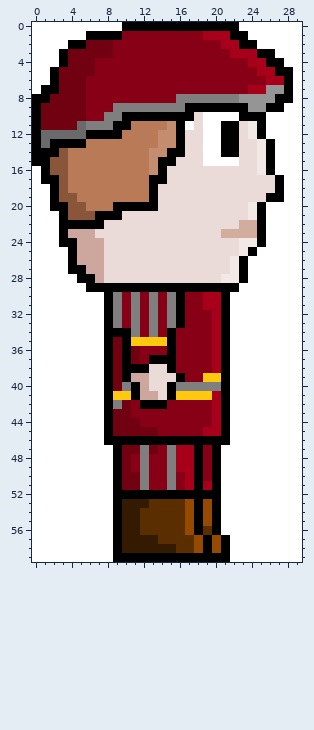
A pixel-art sprite gets an edit: assets/images/guard/Player 1 3.png. The picture above is the old version.
The file is 30x60 pixels.
After:
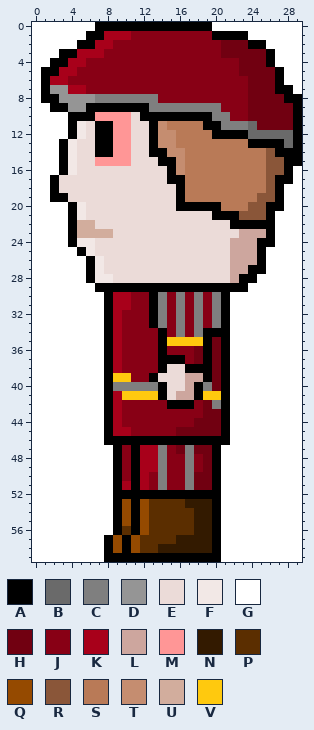
Palette (. is transparent): A #000000  B #6a6a6a  C #7f7f7f  D #959595  E #ebdbd8  F #f2e8e6  G #ffffff  H #710011  J #880015  K #a8001a  L #cda69e  M #ff9696  N #331a00  P #5b2e00  Q #954a00  R #8a5639  S #b97a57  T #c58d70  U #d2ad9d  V #ffc90e
From old to new:
Changed rows in their new state; - is an unchanged pixel.
first column x 0:
 0 -------AAA----------GGG-------
 1 --------KKK--------JAA--------
 2 ----G-AKK------------HHH-A----
 3 ----AKKKJ------------HHHHH----
 4 --A-KKJ----------------HHH-G--
 5 -A-KKJJ----------------HHHH-G-
 6 -AKKJJ------------------HHHAG-
 7 --DDKK------------------HHHA--
 8 G-ADDDDCCCCCCC--JJJJJJJJHHHH-A
 9 GGAADDAAAAAAA----CCCCJJJHHHHHA
10 GGGGAAAMMMME------AACCJJHHHHHA
11 GGGGAFEAAMMEEATSSSSAACCCBHHHHA
12 GGGGAFE--MMEEA--SSSSA--ABBBBBA
13 GGG-FEEAAMMEEA--SSSSSSSSAA-ABA
14 GGGAFEEAAMMEEAATTSSSSSSSSSRAAA
15 GGGAFEEMMMMEEE--TSSSSSSSSSRRAA
16 -GGAFEEEEEEEEEEATSSSSSSSSSRRA-
17 -G-EEEEEEEEEEEEAASSSSSSSSSR-A-
18 ---EEEEEEEEEEE--ASSSSSSSSSR---
19 ---AEEEEEEEEEE--ASSSSSSSSRR---
20 --GGAFEEEEEEEE--AAAAASSSRRAA--
21 ---GAFEEEE----------AAARRRA---
22 ---G-UUE--------------AAA-A---
23 ---GAUUUU------------EELLLA---
24 ---G-FFE--------------LLL-A---
25 ----GAFE--------------LLLA----
26 ----GGAF--------------LLLA----
27 ----GGAF--------------LLAA----
28 -----G-FF------------EL-A-----
29 ------G----------------A------
30 ---------KKJ-ACJC-CJC---------
31 ---------KKJ-ACJC-CJC---------
32 ---------K-J-ACJC-C-C---------
33 ---------K-J-ACJC-C-C---------
34 ---------KJJ-JAJC-CAA---------
35 ---------KJJJJAVVVVAH---------
36 ---------KJJ--AJ--HAH---------
37 ---------KJJ-J--A-HAH---------
38 ---------KJJJJAEEAAAH---------
39 ---------VVJJA--ELLAH---------
40 ---------C-CCCAEELA-H---------
41 ---------K-VVVAELLA-V---------
42 ---------KJ-JJJAAA-HC---------
43 ---------KJ--------HH---------
44 ---------KJJ------HHH---------
45 ---------KKJJJ--HHHHH---------
47 ----------JAKKCJHCHH----------
48 ----------JAKKCJJCJH----------
49 ----------JAKKCJJCJH----------
50 ----------JAK-CJ-CHH----------
51 ----------KAK-CJ-CHH----------
53 ----------QAQ----NNN----------
54 ----------QAQ----PNN----------
55 ----------QAQ----PNN----------
56 ----------PAQ----PNN----------
57 --------AQAQPP--NNNNAG--------
58 --------AQAQPP--NNNNAG--------
59 --------A------------G--------
Boxes around the changes in both pictures, in picture pixels (x1, y1, x2, y2):
changed: (32, 22, 302, 562)
